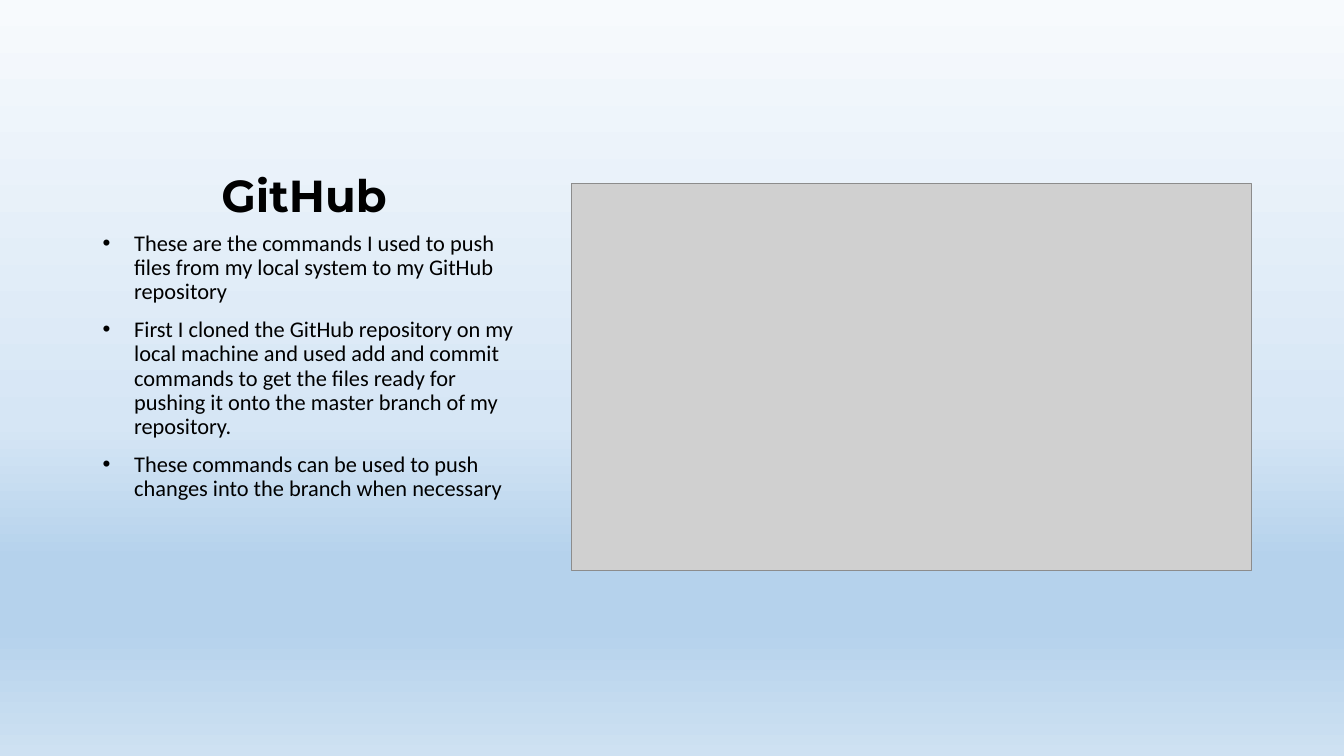
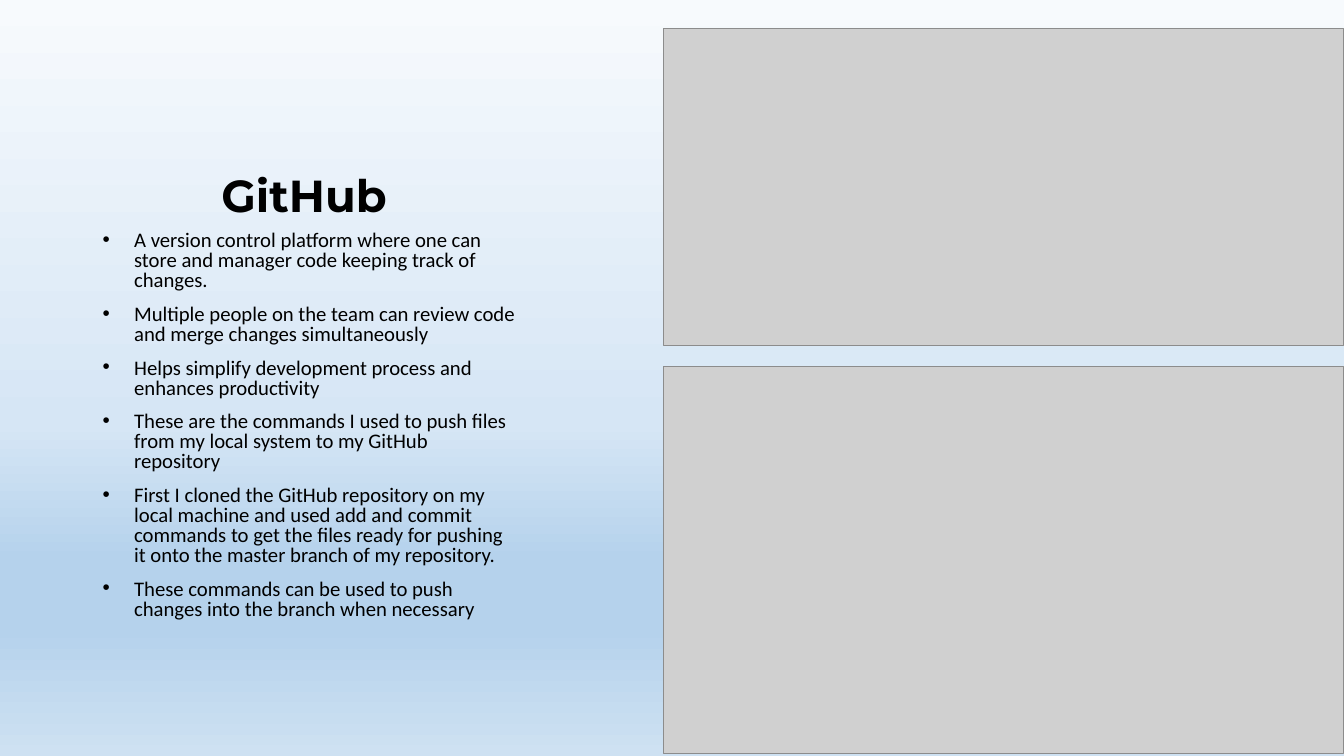
Before and after one commit to krishchai007/capstone-project, a slide deck: slide 1 of GitHub.pptx (slide 3 before the commit). Drawn at 1344x756 pixels with LibreOffice and Linux fonts; fonts in the diff are those of the drawing; grey boxes stand for pictures. Boxes give left, top, right and bottom in pixels: in the first picture for what was removed or moved away, otherwise in the second. Text is boxed around its words. In the diff, an @@ line names an element or a change of style, - is before the commit and + after.

```diff
--- a/GitHub.pptx
+++ b/GitHub.pptx
@@ picture added at <box>663,28,1344,346</box> @@
@@ text at <box>134,232,515,399</box>: paragraphs added @@
+• A version control platform where one can store and manager code keeping track of changes.
+• Multiple people on the team can review code and merge changes simultaneously
+• Helps simplify development process and enhances productivity
@@ picture: place and size @@
-picture at <box>572,185,1252,572</box>
+picture at <box>663,366,1344,753</box>
@@ text at <box>134,413,506,620</box>: size 16 to 14.8 pt in "These are the commands I used to ...", "First I cloned the GitHub repository on ...", "These commands can be used to push ..."; line spacing 0.9 to 0.8 @@
```
Also in this commit, not shown: 1 slide added, 3 slides removed.
